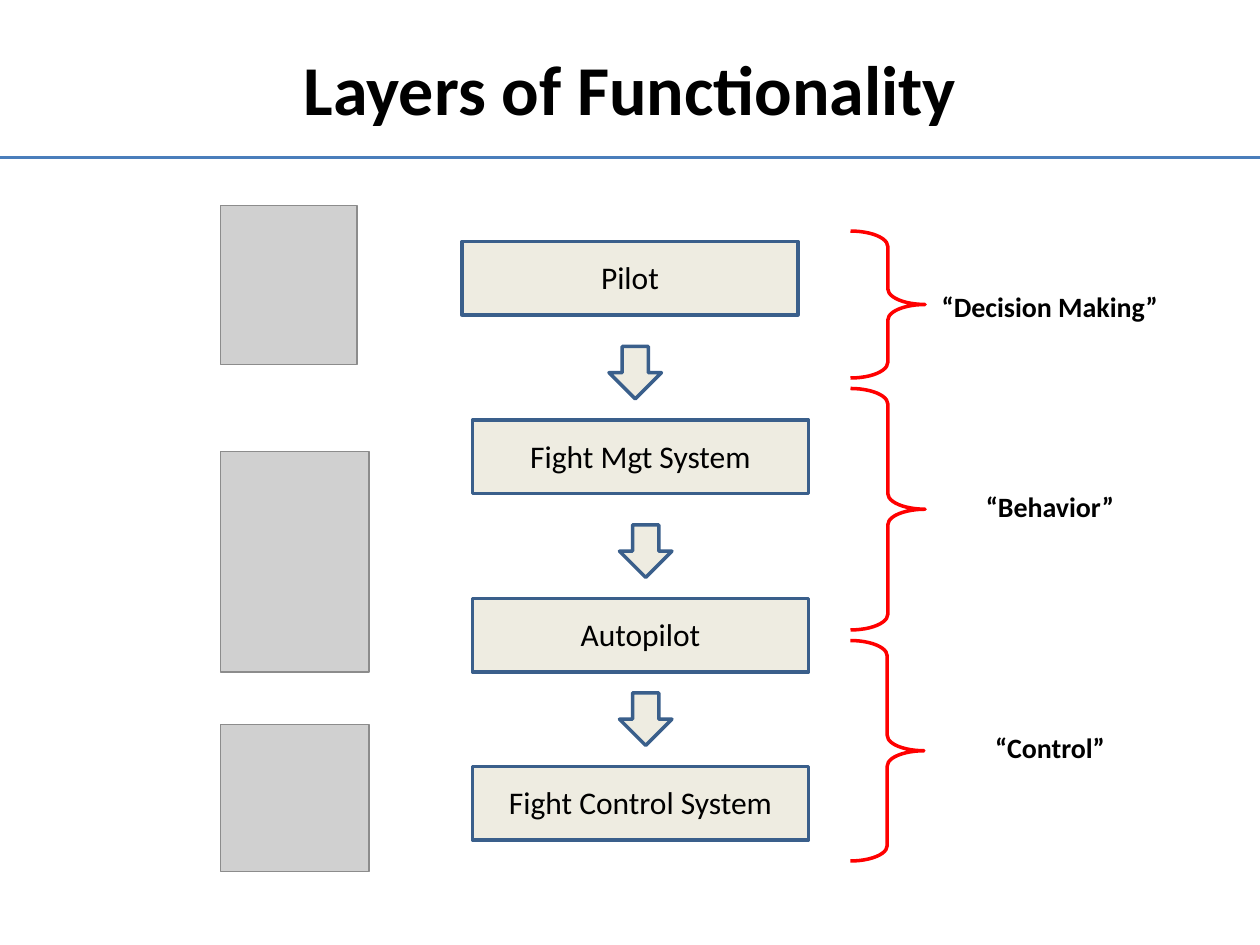
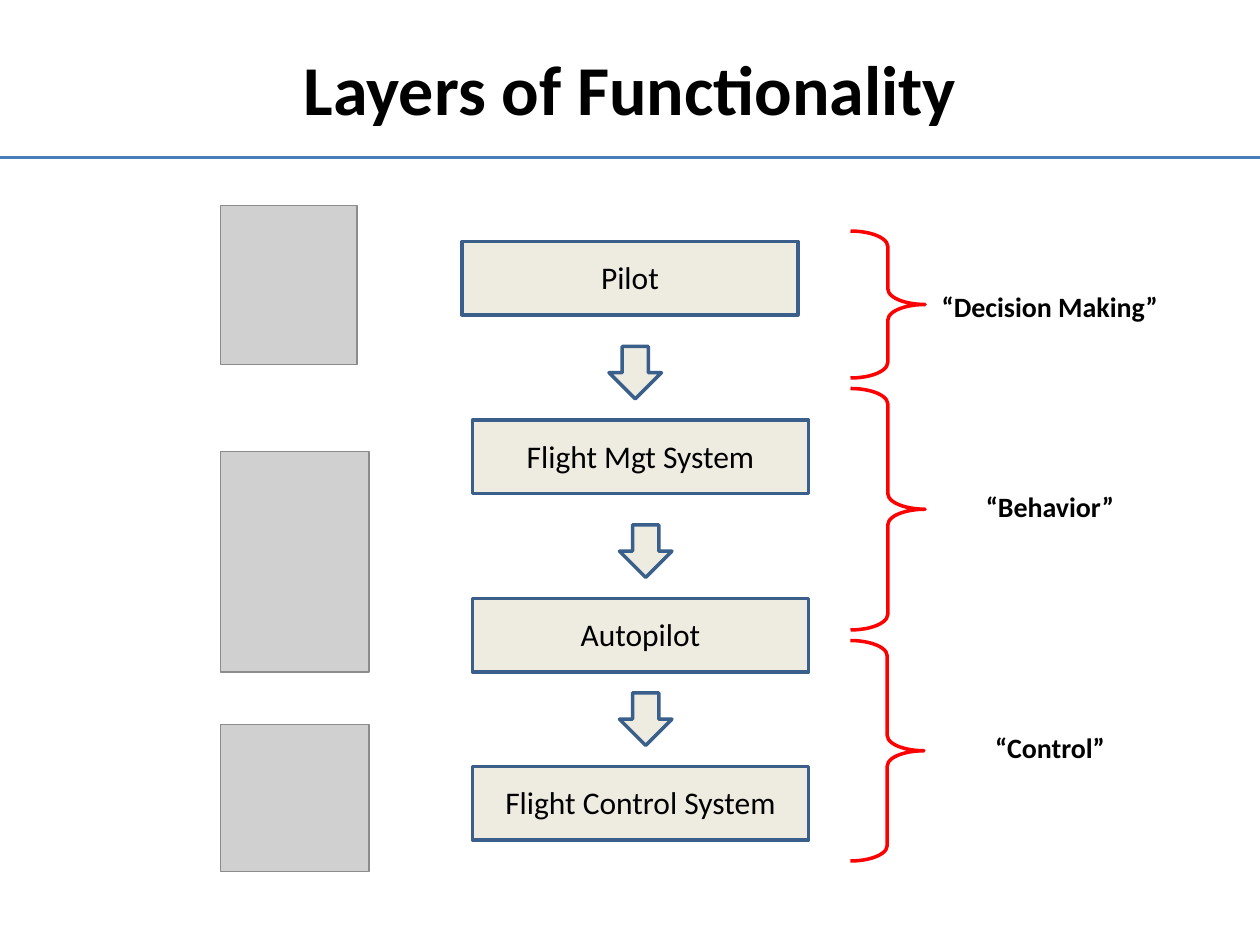
Before and after one commit to doughodson/OpenEaagles, a slide deck: slide 7 of doc/agent-development.pptx. Drawn at 1260x945 pixels with LibreOffice and Linux fonts; fonts in the diff are those of the drawing; grey boxes stand for pictures. Boxes give left, top, right and bottom in pixels: in the first picture for what was removed or moved away, otherwise in the second. Text is boxed around its words. In the diff, an @@ line names an element or a change of style, - is before the commit and + after.

```diff
--- a/doc/agent-development.pptx
+++ b/doc/agent-development.pptx
@@ text at (527, 446, 754, 474): text changed @@
-Fight Mgt System
+Flight Mgt System
@@ text at (505, 792, 775, 820): text changed @@
-Fight Control System
+Flight Control System
```
Also in this commit, not shown: 1 other slide changed.
